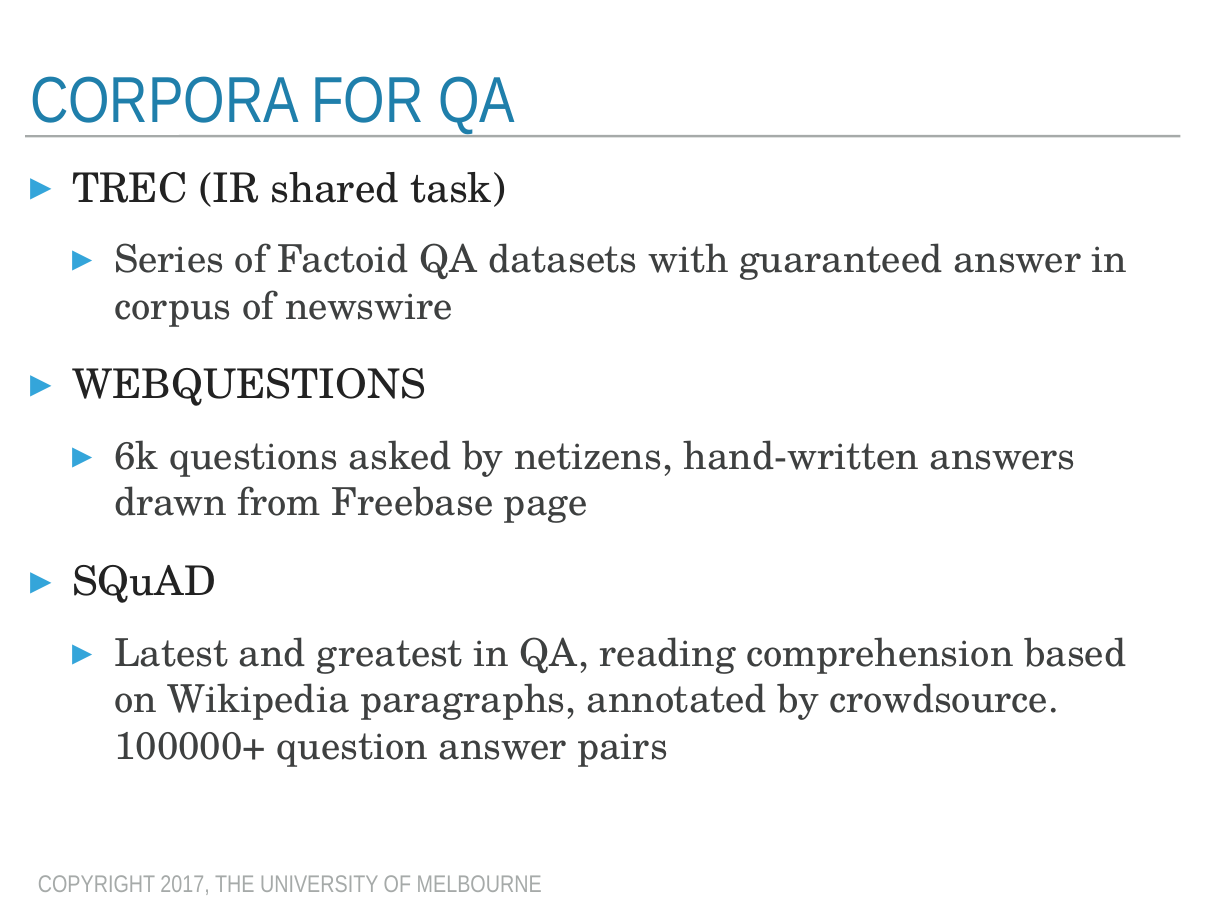
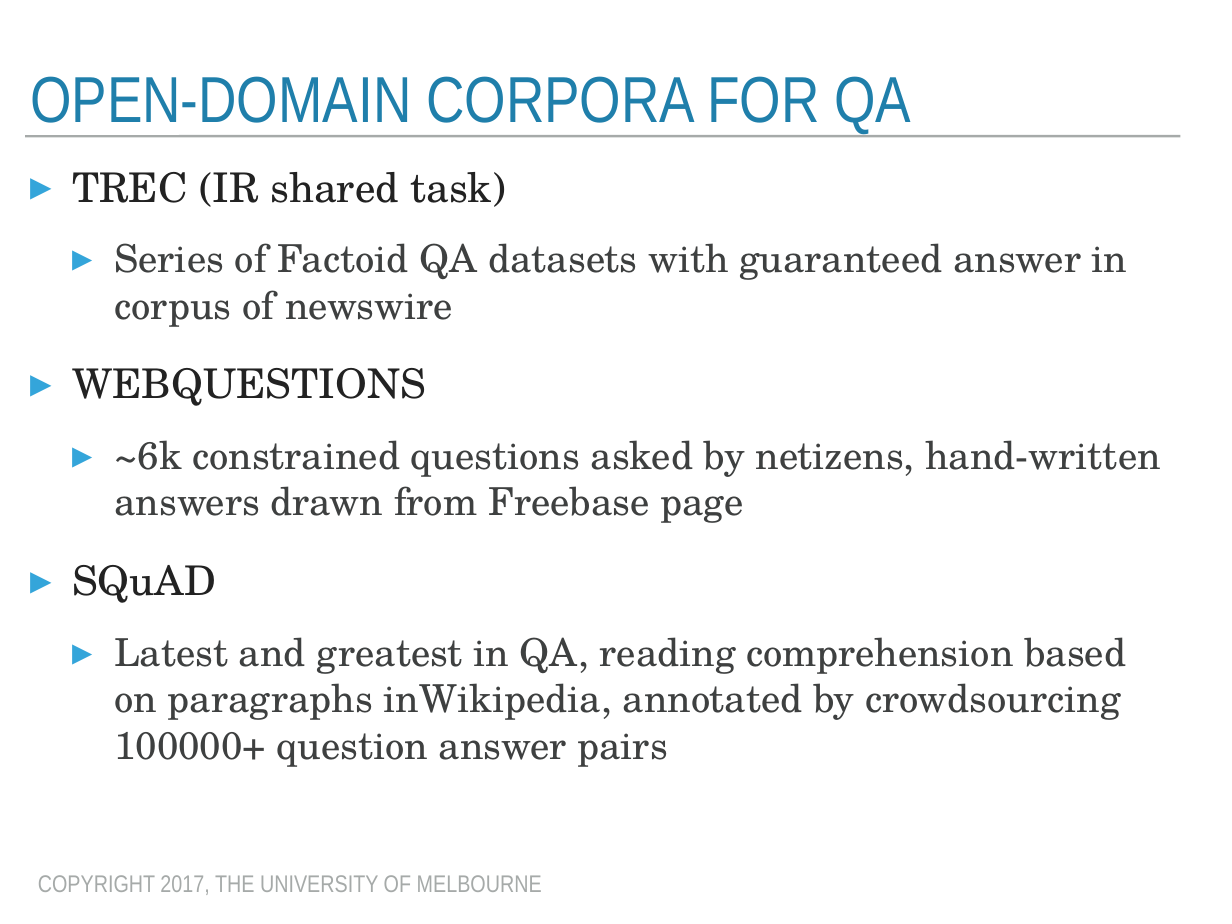
Before and after one commit to trevorcohn/comp90042, a slide deck: slide 18 of slides/WSTA_L12_question answering.pptx (slide 21 before the commit). Drawn at 1232x924 pixels with LibreOffice and Linux fonts; fonts in the diff are those of the drawing. Boxes give left, top, right and bottom in pixels: in the first picture for what was removed or moved away, otherwise in the second. Text is boxed around its words. In the diff, an @@ line names an element or a change of style, - is before the commit and + after.

```diff
--- a/slides/WSTA_L12_question answering.pptx
+++ b/slides/WSTA_L12_question answering.pptx
@@ title at bbox=[30, 76, 911, 133]: text changed @@
-CORPORA FOR QA
+OPEN-DOMAIN CORPORA FOR QA
@@ text at bbox=[114, 440, 1161, 523]: text changed @@
-  ▸ 6k questions asked by netizens, hand-written answers drawn from Freebase page
+  ▸ ~6k constrained questions asked by netizens, hand-written answers drawn from Freebase page
@@ text at bbox=[114, 637, 1126, 767]: text changed @@
-  ▸ Latest and greatest in QA, reading comprehension based on Wikipedia paragraphs, annotated by crowdsource. 100000+ question answer pairs
+  ▸ Latest and greatest in QA, reading comprehension based on paragraphs inWikipedia, annotated by crowdsourcing 100000+ question answer pairs
```
Also in this commit, not shown: 17 other slides changed, 2 slides added, 2 other files.
